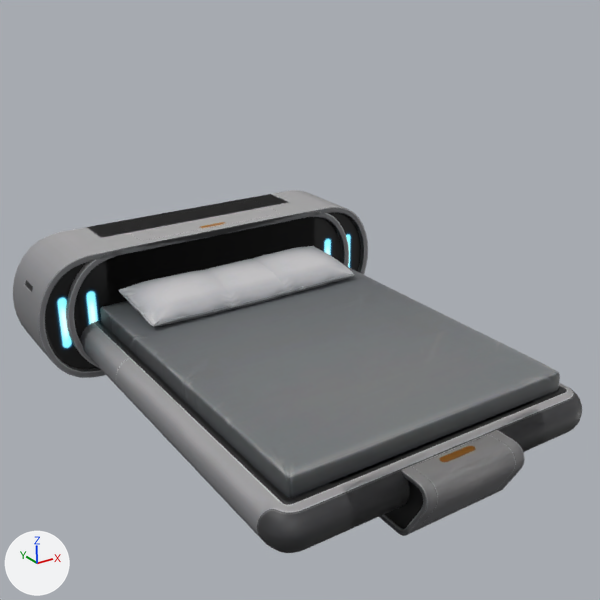
What one commit did to the Blender file AssetFiles/Bedroom/Bed/Bed.blend.
One viewpoint serves both versions: the file's camera 'Camera'. Every picture has the same lights, and +X, +Y and +Z are marked at lower left. The first picture is the older version. The same objects are shown in both versions, whatever each file hides.

Names of what the first picture shows: 'bed', 'bed_narrow'.
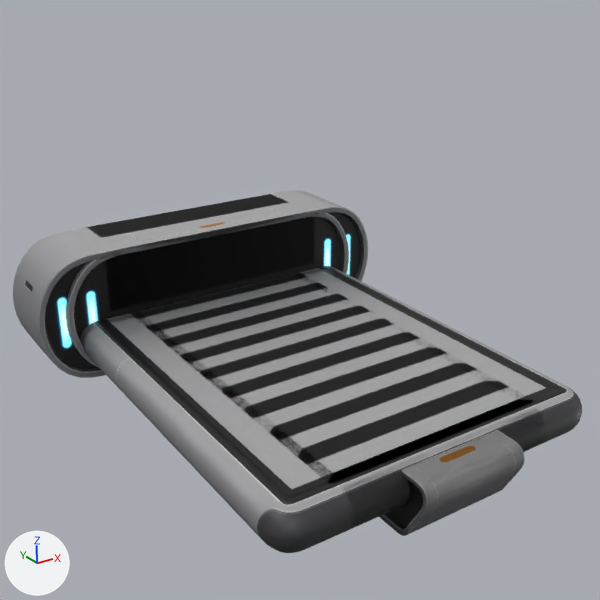
Location of each change, (x1, y1, x2, y2) in pixels of the pictures (600 x 600 px):
part 1 of me_bed, deleted
    before: (100, 246, 560, 498)
part 2 of me_bed_narrow, deleted (mostly hidden)
    before: (219, 289, 304, 311)
part 3 of me_bed_narrow, deleted
    before: (204, 259, 305, 312)

Diff of the bpy script that builds the scene:
```diff
--- a/AssetFiles/Bedroom/Bed/Bed.blend.py
+++ b/AssetFiles/Bedroom/Bed/Bed.blend.py
@@ me_bed @@
 # used by ob_bed; location = (0.0, 0.0, 0.0)
-me_bed.from_pydata(...)  # 1806 vertices, 2550 faces; spans x -1.28..1.28, y -1.47..1.56, z 0.0..0.85
+me_bed.from_pydata(...)  # 780 vertices, 814 faces; spans x -1.28..1.28, y -1.47..1.56, z 0.0..0.85
+# me_bed part 1: 6 loose pieces with 1026 vertices, spanning x -0.89..0.89, y -1.2..1.04, z 0.34..0.64, are deleted
 me_bed.materials.append(mat_bed)
-me_bed.materials.append(mat_matresspillow)
@@ me_bed_narrow @@
 # used by ob_bed_narrow; location = (0.0, 0.0, 0.0)
-me_bed_narrow.from_pydata(...)  # 1438 vertices, 1918 faces; spans x -1.09..1.1, y -1.47..1.56, z 0.0..0.85
+me_bed_narrow.from_pydata(...)  # 782 vertices, 816 faces; spans x -1.09..1.1, y -1.47..1.56, z 0.0..0.85
+# me_bed_narrow part 2: the loose piece of 193 vertices spanning x -0.35..0.35, y 0.49..1.0, z 0.47..0.58 is deleted
+# me_bed_narrow part 3: the loose piece of 177 vertices spanning x -0.35..0.35, y 0.49..1.0, z 0.51..0.64 is deleted
+# other edits to the shape of me_bed_narrow do not show in these pictures
 me_bed_narrow.materials.append(mat_bed)
-me_bed_narrow.materials.append(mat_matresspillow)
```
